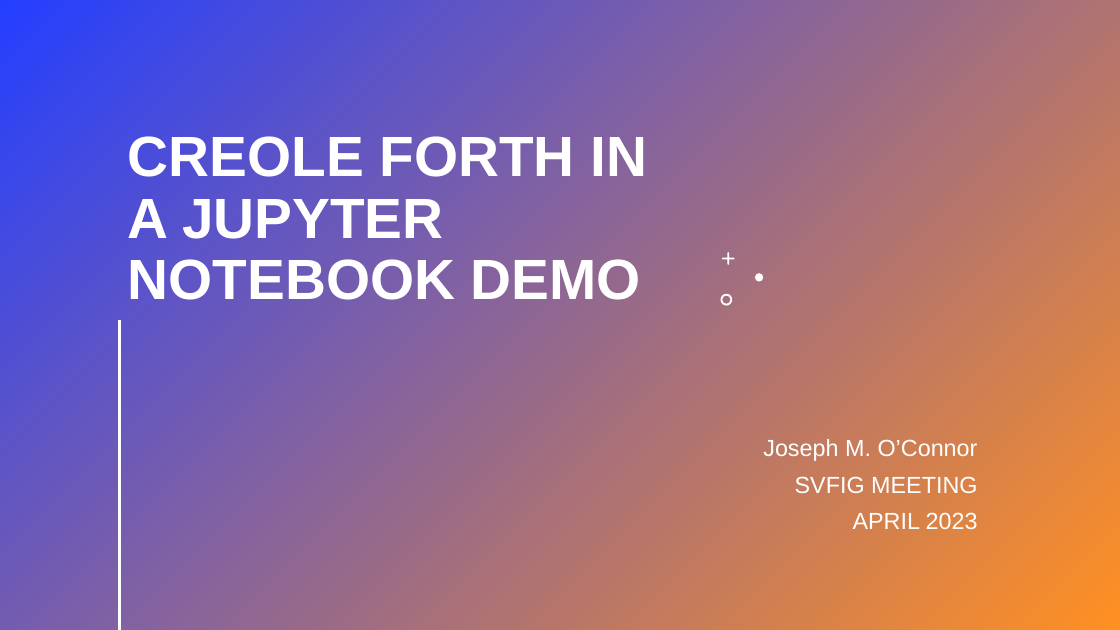
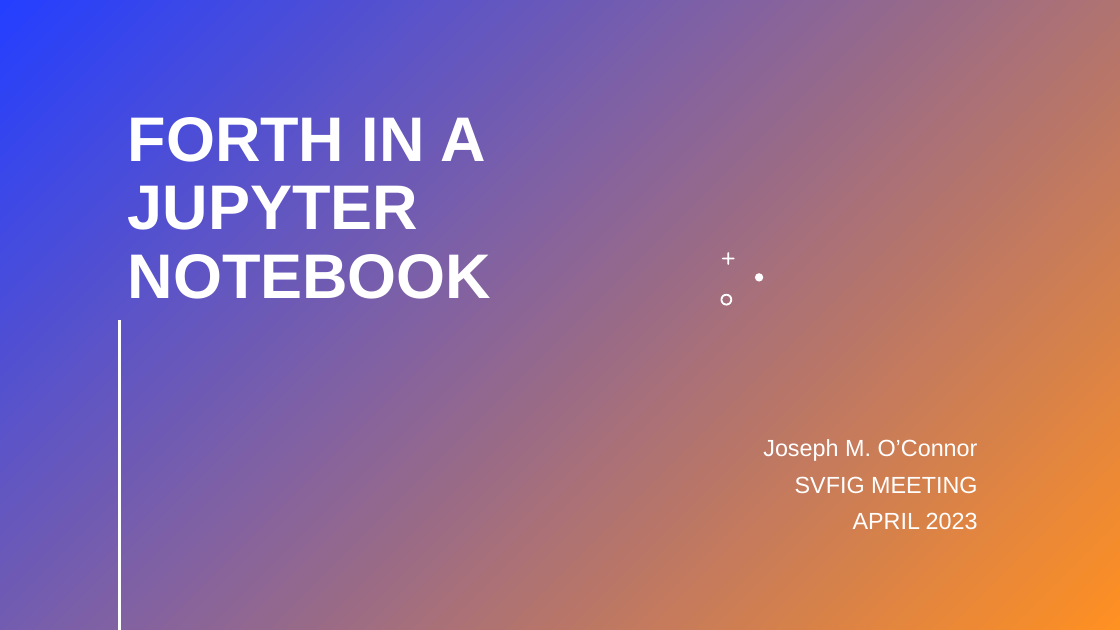
Before and after one commit to tiluser/cfpy_jn, a slide deck: slide 1 of cfpy_jupyter_demo.pptx. Drawn at 1120x630 pixels with LibreOffice and Linux fonts; fonts in the diff are those of the drawing. Boxes give left, top, right and bottom in pixels: in the first picture for what was removed or moved away, otherwise in the second. Text is boxed around its words. In the diff, an @@ line names an element or a change of style, - is before the commit and + after.

```diff
--- a/cfpy_jupyter_demo.pptx
+++ b/cfpy_jupyter_demo.pptx
@@ title at (x1=128, y1=117, x2=492, y2=299): text changed; size 48.6 to 54 pt @@
-CREOLE FORTH IN A JUPYTER NOTEBOOK DEMO
+FORTH IN A JUPYTER NOTEBOOK
```
Also in this commit, not shown: 3 other slides changed, 1 slide added, 2 other files.
